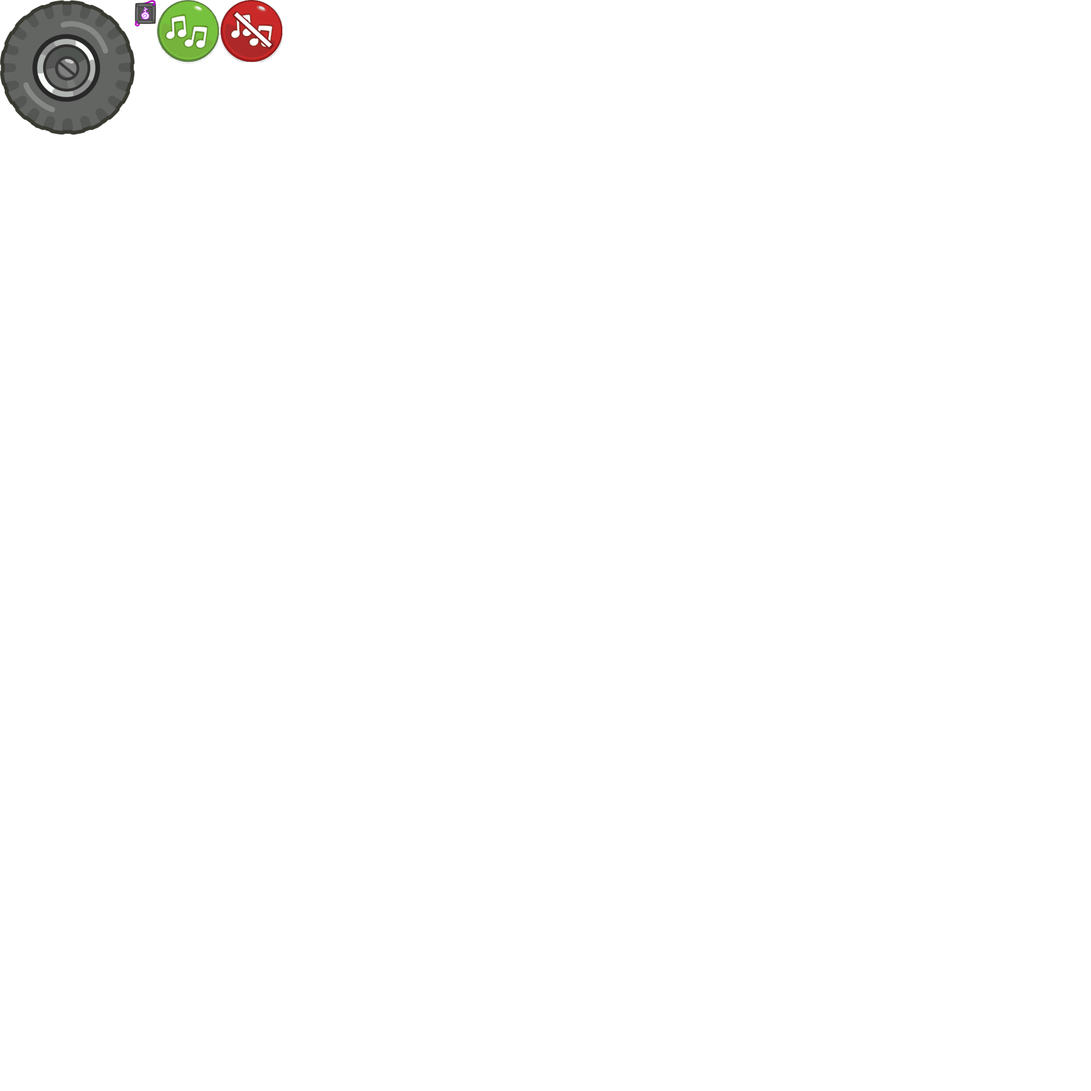
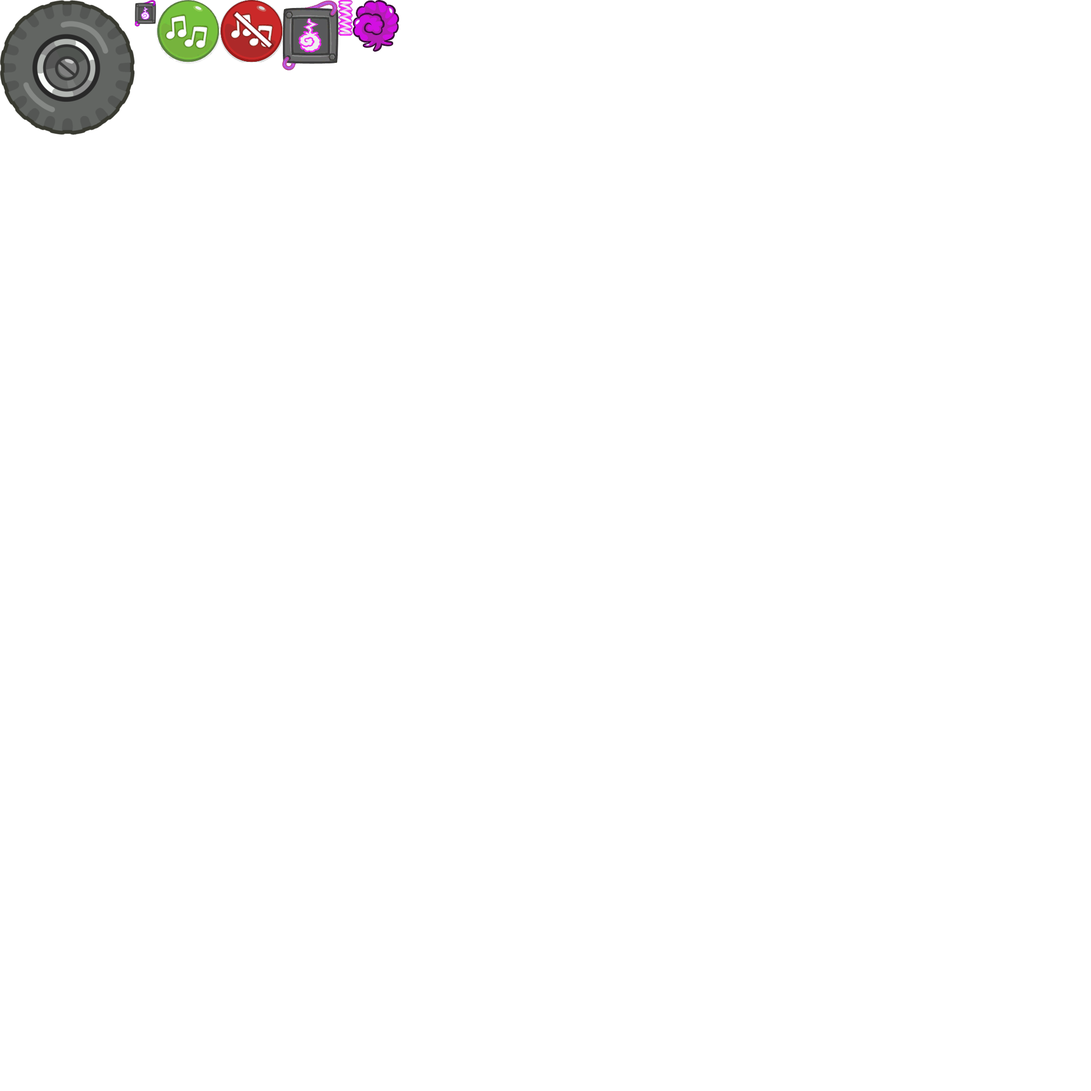
Two versions of the same layered image (1091x1091). Layer-by-layer changes:
added layer "Second APBB Glove" above "Second APBB Spring" over [352, 0, 400, 52]
added layer "Second APBB Spring" above "Second APBB" over [338, 0, 353, 36]
added layer "Second APBB" above "Music On Button" over [282, 0, 339, 71]
